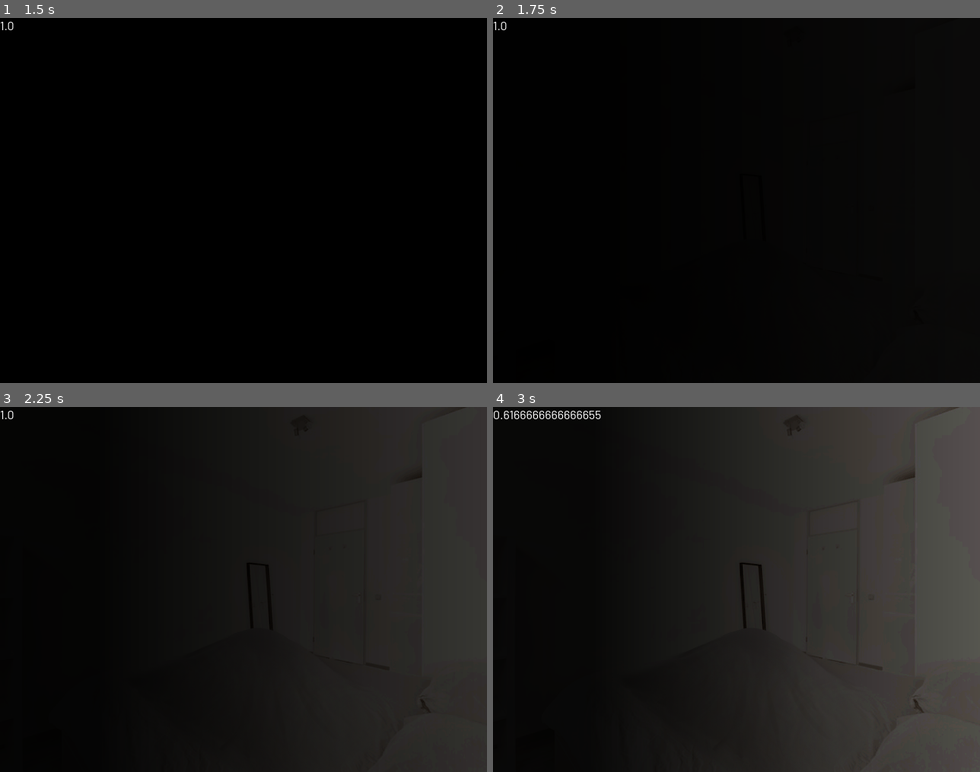
Above: before the commit, frames 1-4 (two rows, left to right).
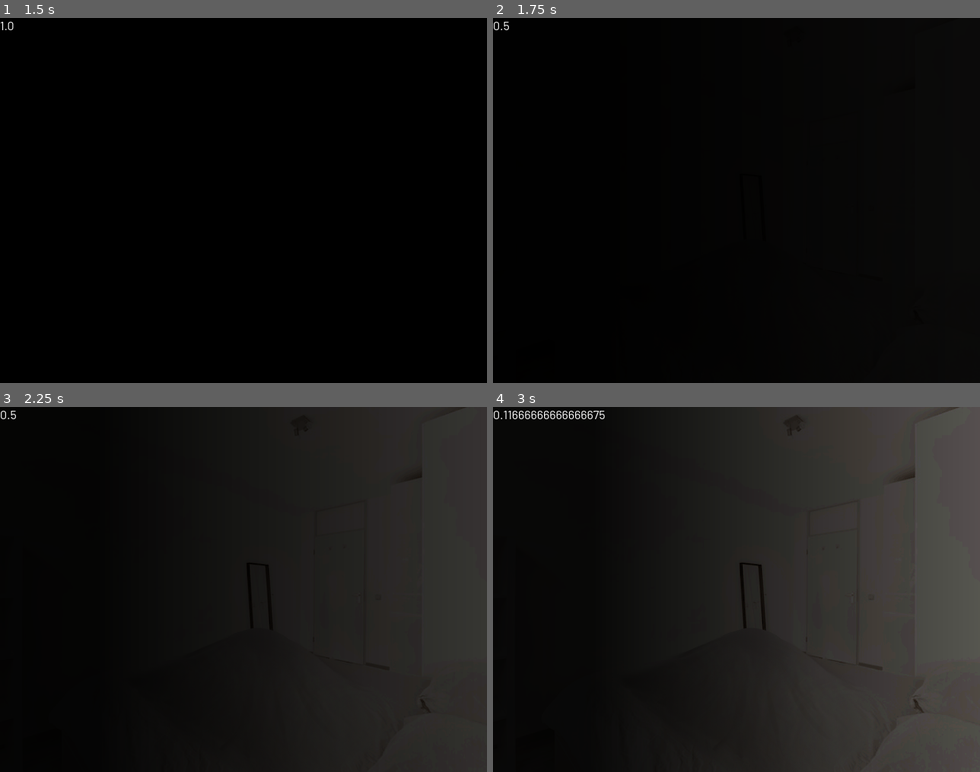
Above: after the commit, the same moments.

Repository: FlamingHerb/obsessed
Game: Godot game, scene res://scenes/title_scene.tscn
Two runs of this game, one before a commit and one after it. Both use one fixed random seed, a clock stepped at 60 frames per second and the inputs below. Sound files missing from this copy of the repository are replaced by a short silence.
Inputs (mouse positions are in pixels of both pictures, inside the frame that each line leads up to):
- Up to frame 1 (1.5 s): click "New Game" at 0.5 s; tap Enter (ui_accept) at 1.25 s; move the mouse to (350, 182) at 1.27 s; click (350, 182) at 1.42 s
- Up to frame 2 (1.75 s): tap Enter (ui_accept) at 1.52 s
- Up to frame 3 (2.25 s): move the mouse to (146, 607) at 2.02 s; click (146, 607) at 2.17 s
- Up to frame 4 (3 s): tap Enter (ui_accept) at 2.27 s; move the mouse to (785, 509) at 2.77 s; click (785, 509) at 2.92 s

Frame 1 is identical in both runs. In frame 2, less than 0.1% of the frame differs, in the area x 0-4%, y 1-4%; in frame 3, less than 0.1%; in frame 4, 0.4%, in the area x 2-23%, y 1-4%.

Commit message:
fix(obsessed): see if patrol reacts work as intended

Diff:
--- a/scripts/map/obsessed_ai.gd
+++ b/scripts/map/obsessed_ai.gd
@@ -52,6 +52,8 @@
 ).call()
 ## Expose Stalking state
 @onready var stalking_state: Stalking = $Stalking
+## Expose Patrolling state
+@onready var patrolling_state: Patrolling = $Patrolling
 ## Sprite2D that we will manipulate
 @onready var obsessed_sprite: AnimatedSprite2D = $ObsessedSprite
 ## Animation player only for us.
@@ -102,9 +104,14 @@
 	# If Aggressive or Stalking, stop.
 	if state is Aggressive or state is Stalking: return
 
+	# NOTE: Does it need to be here?
+	# This only depends when the time given for patrol reaction is lower.
+	#if action_timer.time_left <= patrol_reaction and patrolling_state.reacting: return
+	if action_timer.time_left <= patrol_reaction and patrolling_state.reacting: return
+
 	# Force a move.
-	if action_timer.time_left - 1.0 > 0.0:
-		action_timer.start(action_timer.time_left - 1.0)
+	if action_timer.time_left - 0.5 > 0.0:
+		action_timer.start(action_timer.time_left - 0.5)
 	else:
 		# Then, emit the following.
 		action_timer.timeout.emit()
--- a/scripts/map/states/patrolling.gd
+++ b/scripts/map/states/patrolling.gd
@@ -2,6 +2,7 @@
 extends StateBase
 
 var patrol_line: Array[MapNode]
+var reacting: bool = false
 
 ## Called by the state machine upon changing the active state. The `data` parameter
 ## is a dictionary with arbitrary data the state can use to initialize itself.
@@ -20,6 +21,7 @@
 			print("PATROL DEBUG: Continuing patrol")
 		if new_data.target_area:
 			print("PATROL DEBUG: SNIFFING NEW TARGGET")
+			reacting = true
 			var target: MapNode = parent.game_map.find_child(new_data.target_area)
 			patrol_line = parent.pathfind(parent.current_location, target)
 
@@ -27,6 +29,7 @@
 		parent.action_timer.wait_time = parent.patrol_reaction
 		parent.action_timer.start(parent.patrol_reaction)
 	else:
+		reacting = false
 		_natural_route_generation()
 
 		# Resume patrol time.
@@ -89,6 +92,7 @@
 
 ## Called when the action timer from the Obsessed AI parent is calling.
 func action_timer_timeout(action_timer: Timer) -> void:
+	reacting = false
 	if patrol_line.is_empty():
 		transition_to.emit("Idle")
 	else:
